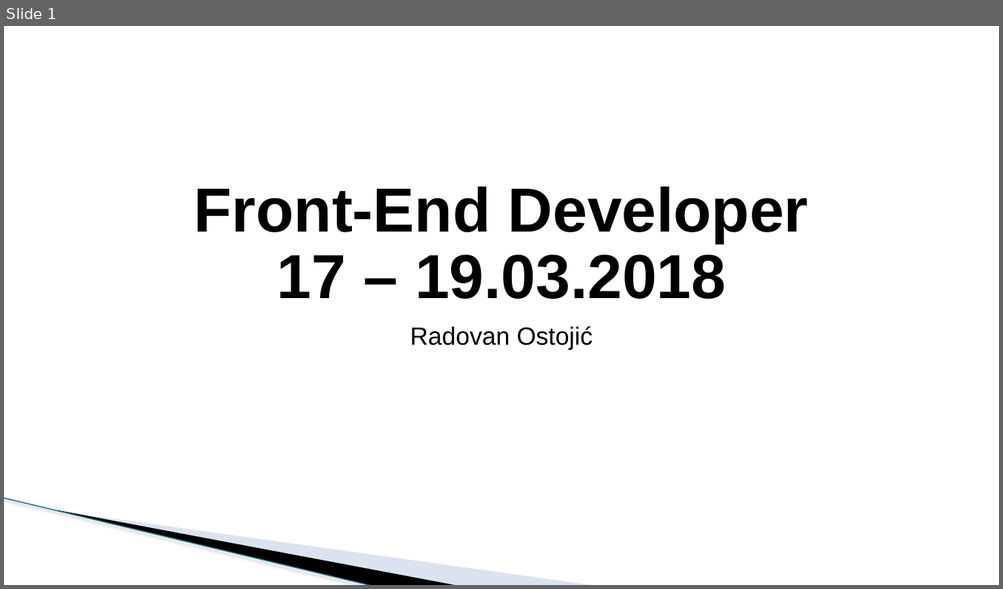
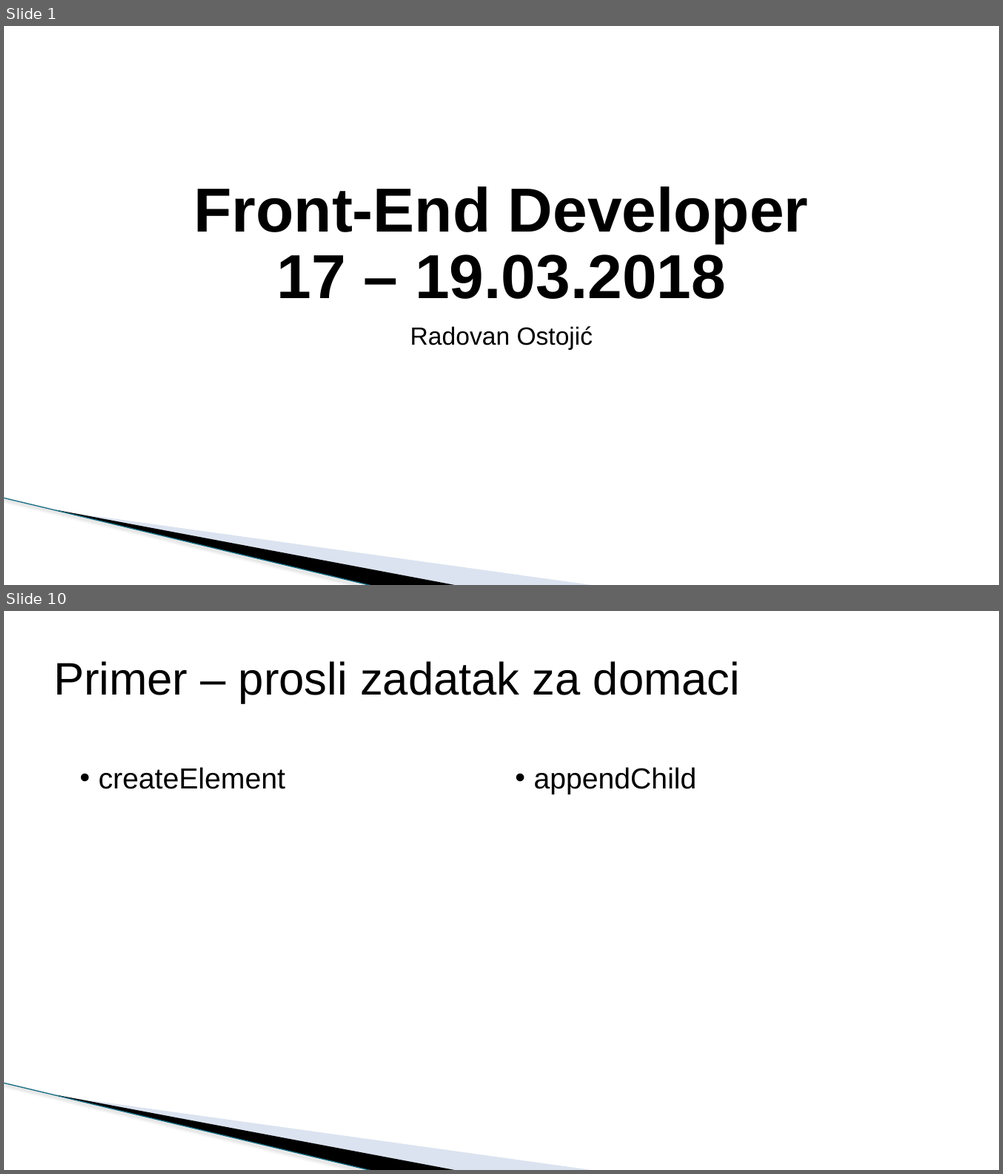
Before and after one commit to todalexcode/kurs-front-end, a slide deck: sesija-17/PPT/Front-End Developer-17.pptx. Shown one above the other, each under a label of ours: slide 1 before the commit, slides 1 and 10 after it; the slides between them are not shown. The pictures are 1003x589 and 1003x1174 pixels, drawn with LibreOffice and Linux fonts; fonts in the diff are those of the drawing; background and template pictures are left out. Boxes give left, top, right and bottom in pixels: in the first picture for what was removed or moved away, otherwise in the second. Text is boxed around its words. In the diff, an @@ line names an element or a change of style, - is before the commit and + after.

```diff
--- a/sesija-17/PPT/Front-End Developer-17.pptx
+++ b/sesija-17/PPT/Front-End Developer-17.pptx
@@ slide 10 added at [4, 611, 999, 1170], background #FFFFFF; not listed: 3 template elements that a slide beside it also shows @@
@@ title added at [54, 661, 740, 703], 44 pt, text #000000 @@
+Primer – prosli zadatak za domaci
@@ text added at [99, 767, 285, 789], 28 pt, text #000000 @@
+• createElement
@@ text added at [534, 767, 697, 795], 28 pt, text #000000 @@
+• appendChild
```
Also in this commit, not shown: 3 slides changed, 8 other slides added, 11 other files.
